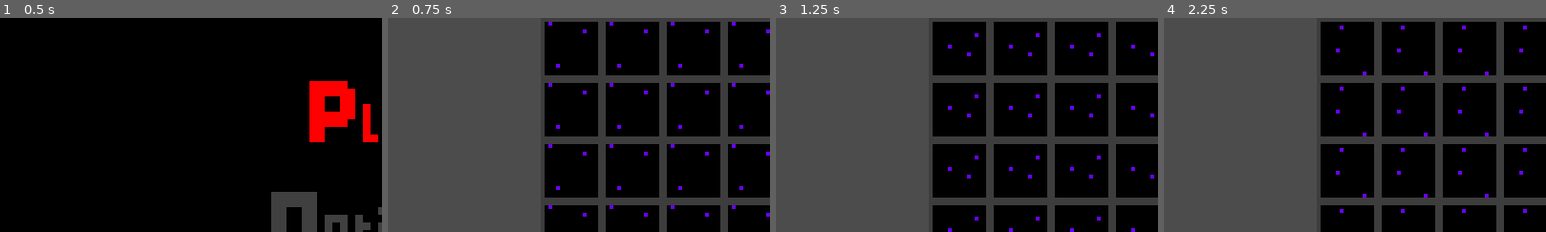
Above: before the commit, frames 1-4 (left to right).
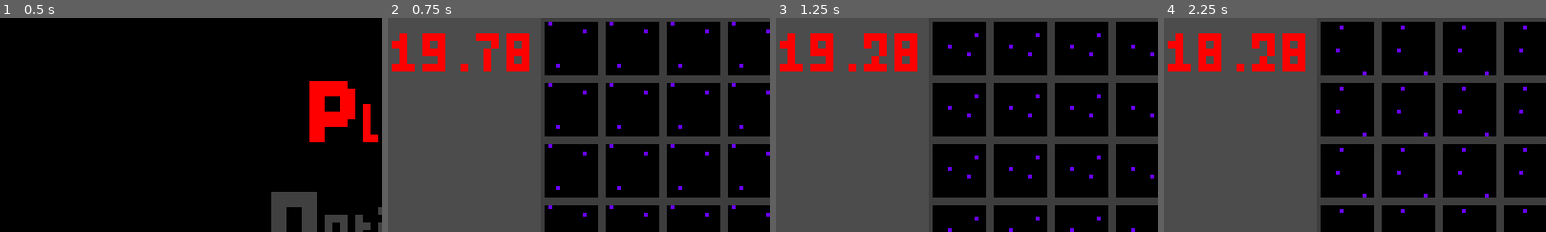
Above: after the commit, the same moments.

Repository: MrBSmith/Global2020
Game: Godot game, scene res://Scenes/GUI/Menus/ScreenTitle/ScreenTitle.tscn
Two runs of this game, one before a commit and one after it. Both use one fixed random seed, a clock stepped at 60 frames per second and the inputs below.
Inputs:
- Up to frame 1 (0.5 s): no input
- Up to frame 2 (0.75 s): tap Enter (ui_accept) at 0.5 s; hold Right (ui_right) from 0.53 s (still down); hold 1 (fast_speed) from 0.53 s (still down)
- Up to frame 3 (1.25 s): keep holding Right (ui_right); keep holding 1 (fast_speed); tap Enter (ui_accept) at 0.77 s
- Up to frame 4 (2.25 s): release Right (ui_right) at 1.28 s; release 1 (fast_speed) at 1.28 s; hold Down (ui_down) 1.28-2.03 s; tap 2 (medium_speed) at 1.35 s; tap Enter (ui_accept) at 1.52 s; hold Right (ui_right) from 2.03 s (still down); hold 3 (slow_speed) from 2.03 s (still down)
The pictures show only the part of the screen within x 0-50%, y 0-50%; the shares and areas given below are measured in that part.

Frame 1 is identical in both runs. In frame 2, 2.9% of the frame differs, in the area x 1-37%, y 7-25%; in frame 3, 3.1%; in frame 4, 3.2%.

Commit message:
After rebase

Diff:
--- a/Scenes/Game/Game.tscn
+++ b/Scenes/Game/Game.tscn
@@ -51,4 +51,4 @@
 [node name="GUI" type="Node2D" parent="."]
 z_index = 999
 
-[node name="Timer" parent="GUI" instance=ExtResource( 9 )]
+[node name="NTimer" parent="GUI" instance=ExtResource( 10 )]
--- a/project.godot
+++ b/project.godot
@@ -50,7 +50,8 @@
 "MenuOptionsBase": "",
 "PointSide": "",
 "PointTop": "",
-"TileBase": ""
+"TileBase": "",
+"TimerBase": ""
 }
 
 [application]
Not shown: 1 places in Scenes/Game/Game.tscn that only renumber resources
